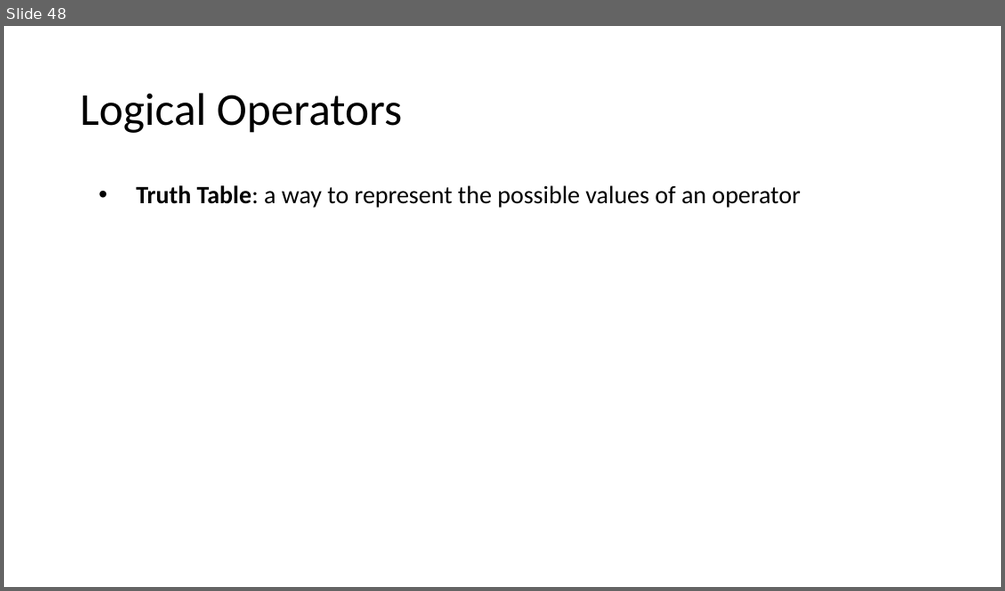
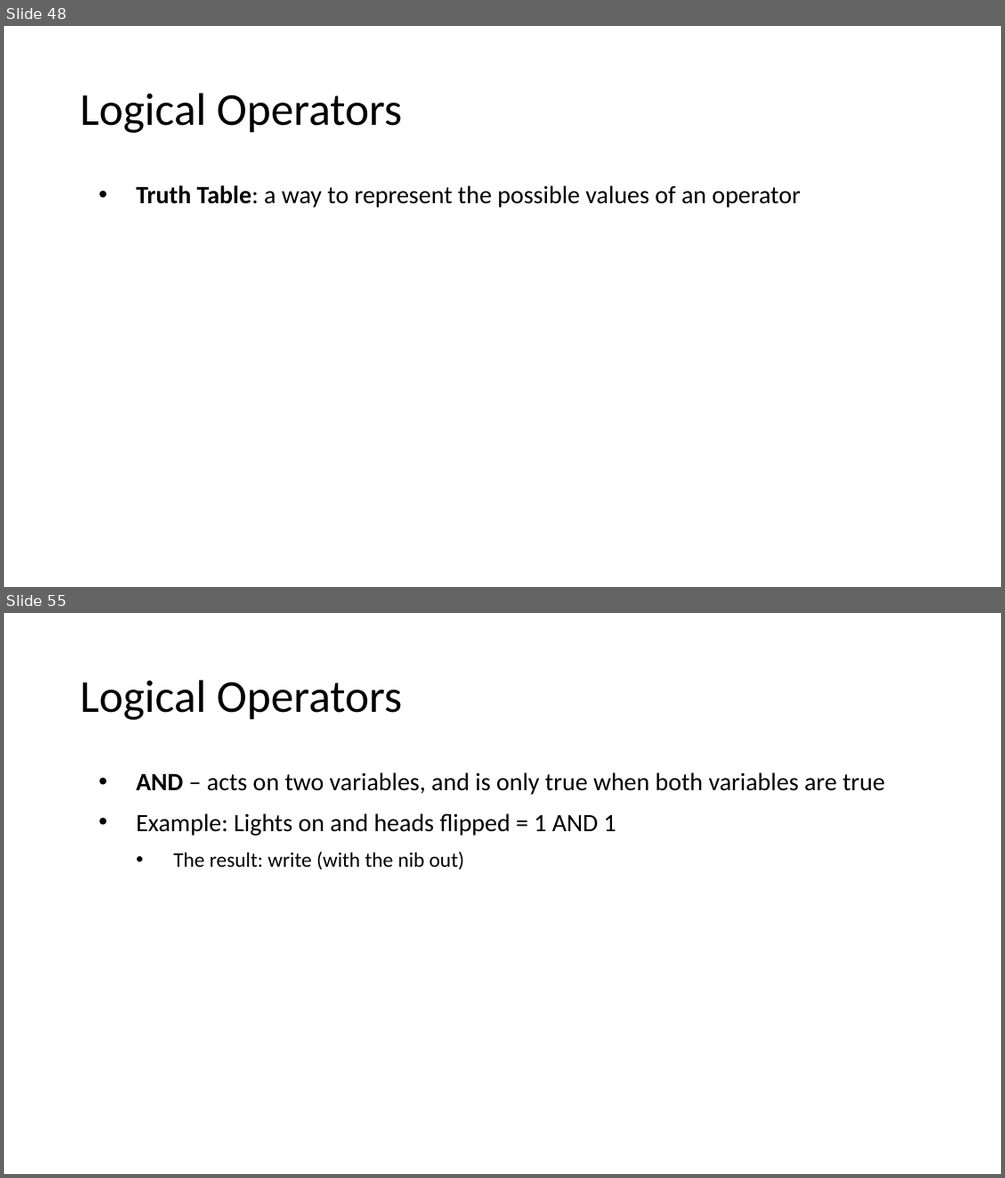
Before and after one commit to MrJoshGross/Course-Curricular-Material, a slide deck: wip/Lecture 2 - Binary, Logic, and Logical Operators.pptx. Shown one above the other, each under a label of ours: slide 48 before the commit, slides 48 and 55 after it; the slides between them are not shown. The pictures are 1005x591 and 1005x1178 pixels, drawn with LibreOffice and Linux fonts; fonts in the diff are those of the drawing. Boxes give left, top, right and bottom in pixels: in the first picture for what was removed or moved away, otherwise in the second. Text is boxed around its words. In the diff, an @@ line names an element or a change of style, - is before the commit and + after.

Commit message:
Update Lecture 2 - Binary, Logic, and Logical Operators.pptx
finished negation and added logical AND slides

```diff
--- a/wip/Lecture 2 - Binary, Logic, and Logical Operators.pptx
+++ b/wip/Lecture 2 - Binary, Logic, and Logical Operators.pptx
@@ slide 55 added at box(4, 613, 1001, 1174), background #FFFFFF @@
@@ title added at box(80, 680, 402, 720), 44 pt, text #000000 @@
+Logical Operators
@@ text added at box(136, 772, 885, 869), 24 pt, text #000000 @@
+• AND – acts on two variables, and is only true when both variables are true
+• Example: Lights on and heads flipped = 1 AND 1
+  • The result: write (with the nib out)
```
Also in this commit, not shown: 1 slide changed, 11 other slides added.
